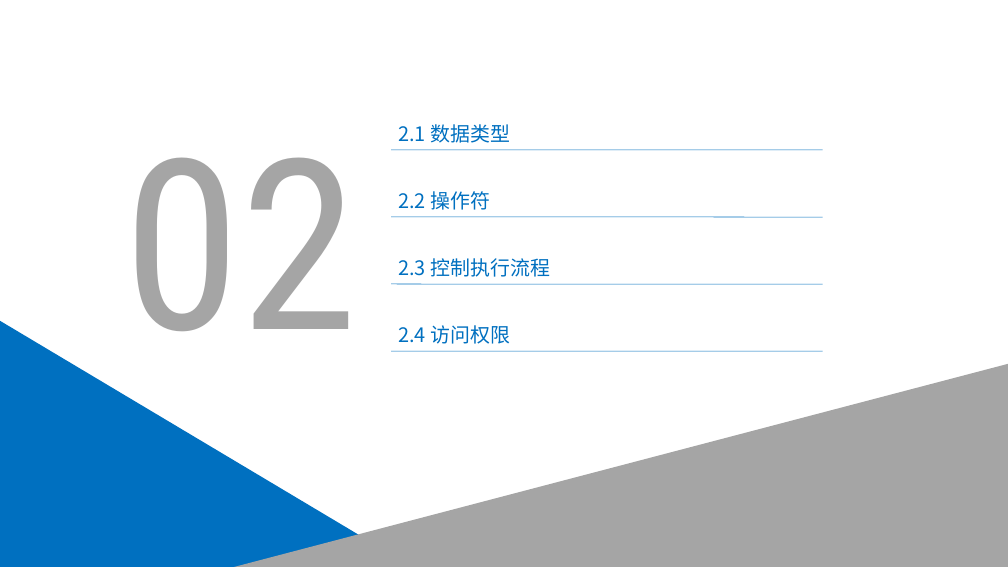
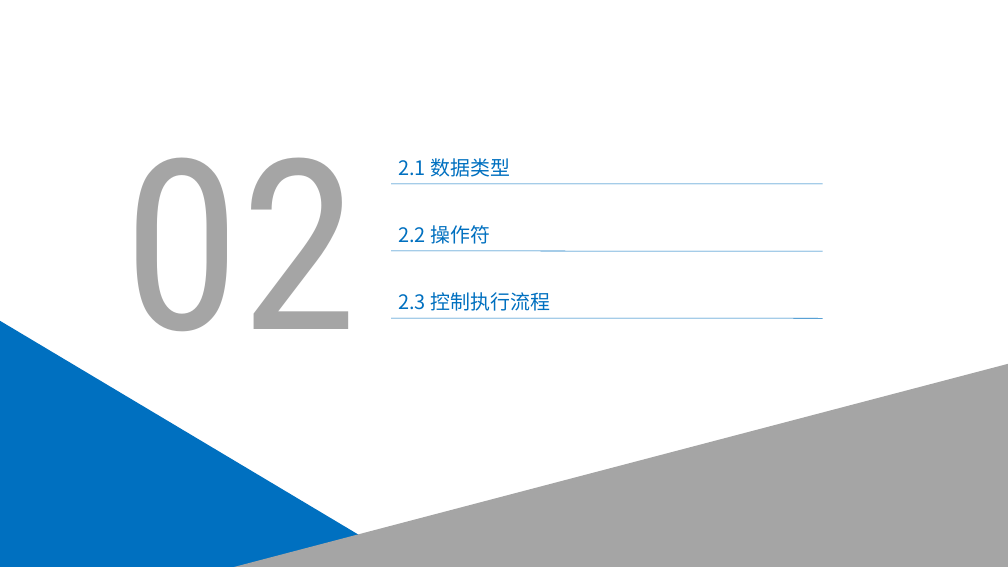
Before and after one commit to leonliu06/JavaTrainning, a slide deck: slide 8 of Java培训.pptx. Drawn at 1008x567 pixels with LibreOffice and Linux fonts; fonts in the diff are those of the drawing. Boxes give left, top, right and bottom in pixels: in the first picture for what was removed or moved away, otherwise in the second. Text is boxed around its words. In the diff, an @@ line names an element or a change of style, - is before the commit and + after.

```diff
--- a/Java培训.pptx
+++ b/Java培训.pptx
@@ 3 texts, 3 lines: place and size @@
-3 texts, 3 lines at bbox=[391, 124, 823, 284]
+3 texts, 3 lines at bbox=[391, 158, 823, 318]
@@ text removed at bbox=[398, 325, 510, 344] @@
-2.4 访问权限
@@ line removed from (391, 351) to (823, 351) @@
```
Also in this commit, not shown: 3 other slides changed, 6 slides added, 1 slide removed.
